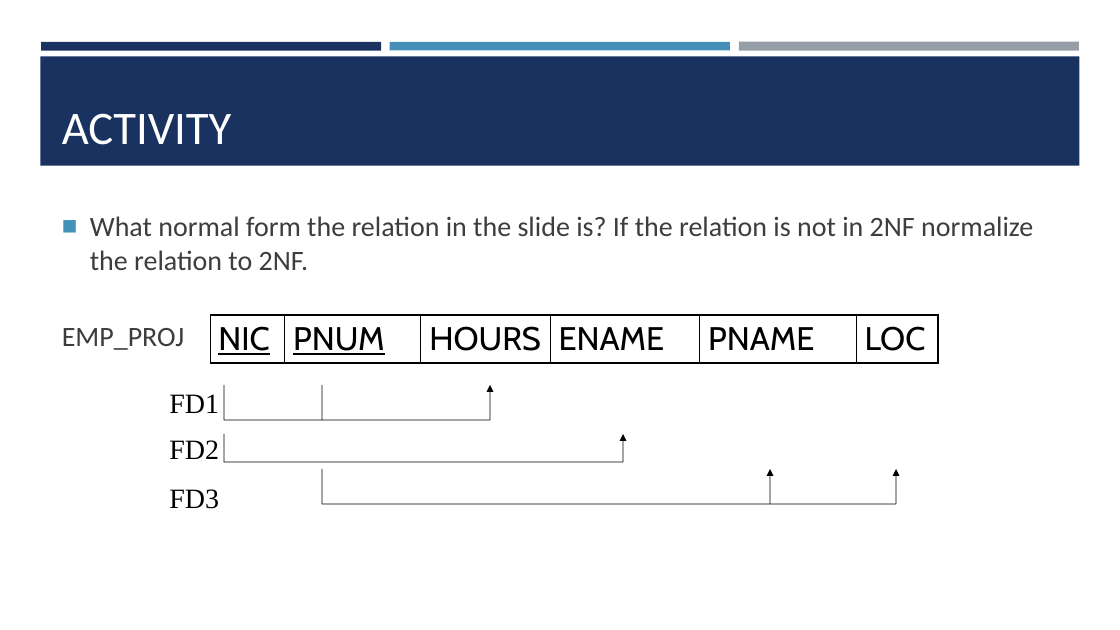
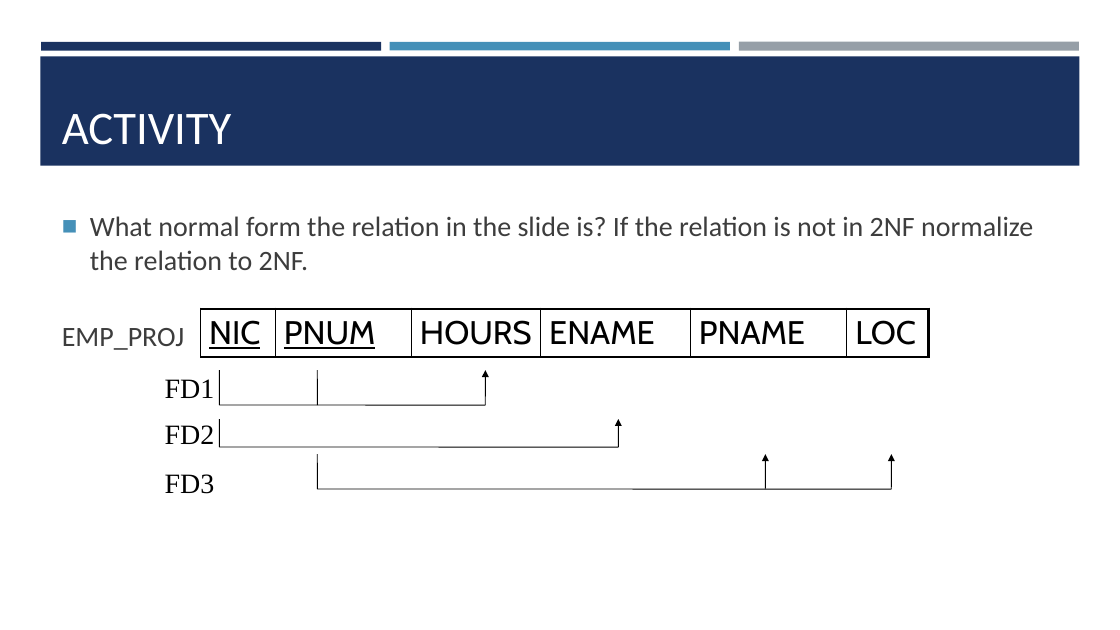
Before and after one commit to Obsidian-Notes-Manirenkan/IT2140-Database-Management, a slide deck: slide 22 of Lectures/Lecture 06 (Schema Refinement).pptx. Drawn at 1120x630 pixels with LibreOffice and Linux fonts; fonts in the diff are those of the drawing. Boxes give left, top, right and bottom in pixels: in the first picture for what was removed or moved away, otherwise in the second. Text is boxed around its words. In the diff, an @@ line names an element or a change of style, - is before the commit and + after.

```diff
--- a/Lectures/Lecture 06 (Schema Refinement).pptx
+++ b/Lectures/Lecture 06 (Schema Refinement).pptx
@@ table: place and size @@
-table at bbox=[210, 315, 938, 363]
+table at bbox=[201, 309, 928, 357]
@@ 7 lines, 4 arrows, 3 texts: place and size @@
-7 lines, 4 arrows, 3 texts at bbox=[169, 385, 897, 509]
+7 lines, 4 arrows, 3 texts at bbox=[165, 371, 891, 494]
```
Also in this commit, not shown: 7 other slides changed, 40 other files.
